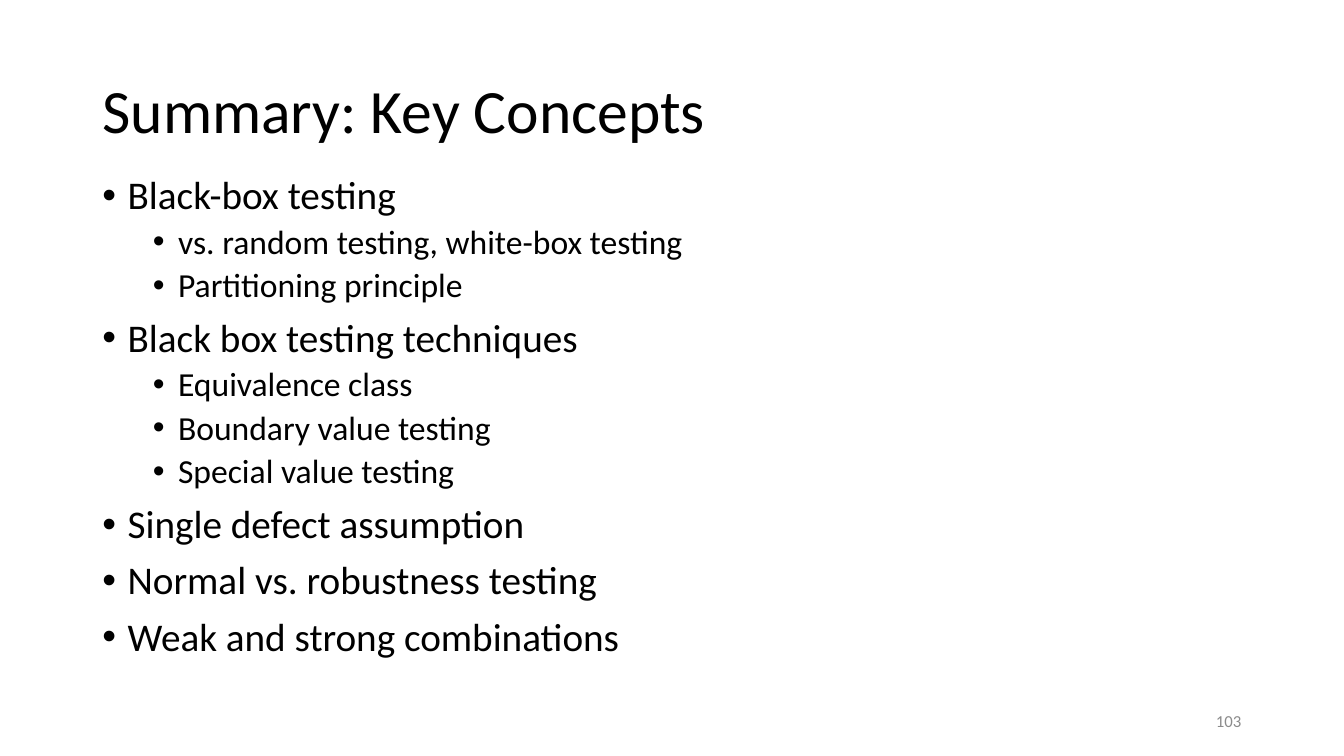
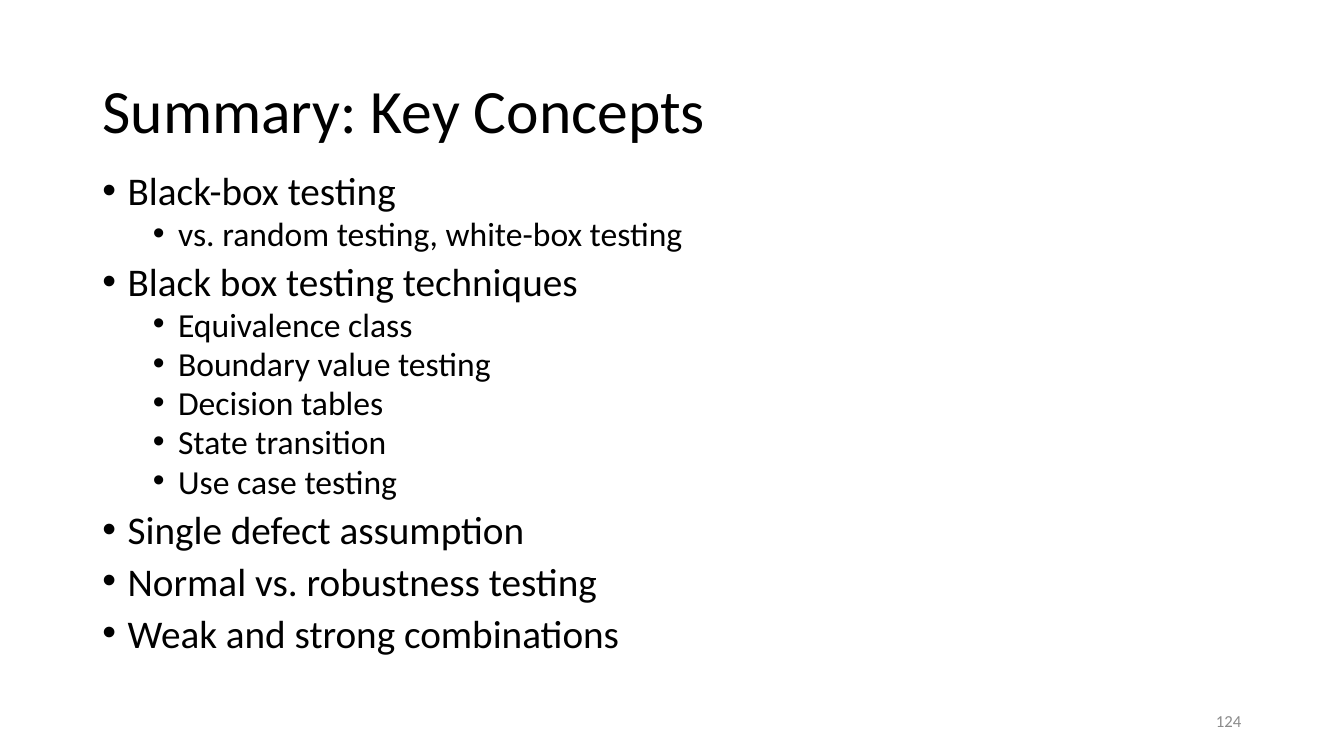
Before and after one commit to malenezi/malenezi, a slide deck: slide 124 of SE401/Lectures/6-Black Box Testing/Black Box Testing.pptx (slide 103 before the commit). Drawn at 1344x756 pixels with LibreOffice and Linux fonts; fonts in the diff are those of the drawing. Boxes give left, top, right and bottom in pixels: in the first picture for what was removed or moved away, otherwise in the second. Text is boxed around its words. In the diff, an @@ line names an element or a change of style, - is before the commit and + after.

```diff
--- a/SE401/Lectures/6-Black Box Testing/Black Box Testing.pptx
+++ b/SE401/Lectures/6-Black Box Testing/Black Box Testing.pptx
@@ text at (x1=128, y1=177, x2=683, y2=655): line spacing 0.9 to 0.8 @@
@@ text at (x1=178, y1=273, x2=463, y2=303): paragraph removed @@
-  • Partitioning principle
@@ text at (x1=178, y1=391, x2=398, y2=500): text changed @@
-  • Special value testing
+  • Decision tables
+  • State transition
+  • Use case testing
@@ page number at (x1=1216, y1=716, x2=1241, y2=727): text changed @@
-103
+124
```
Also in this commit, not shown: 5 other slides changed, 36 slides added, 6 slides removed, 1 other file.
